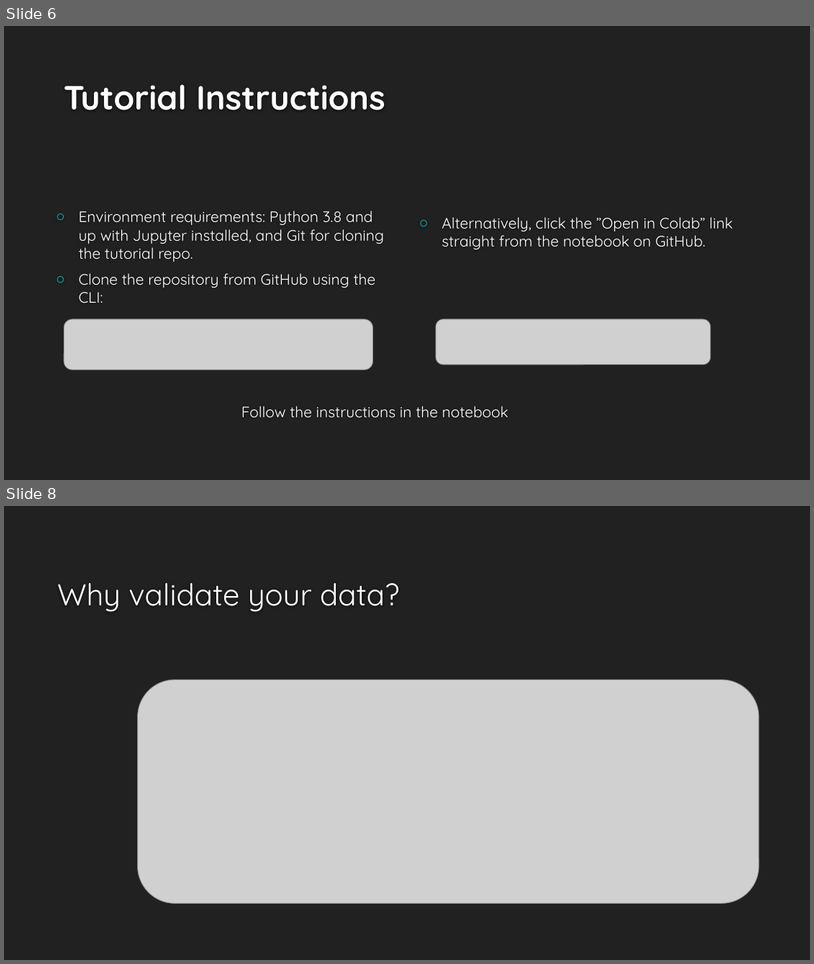
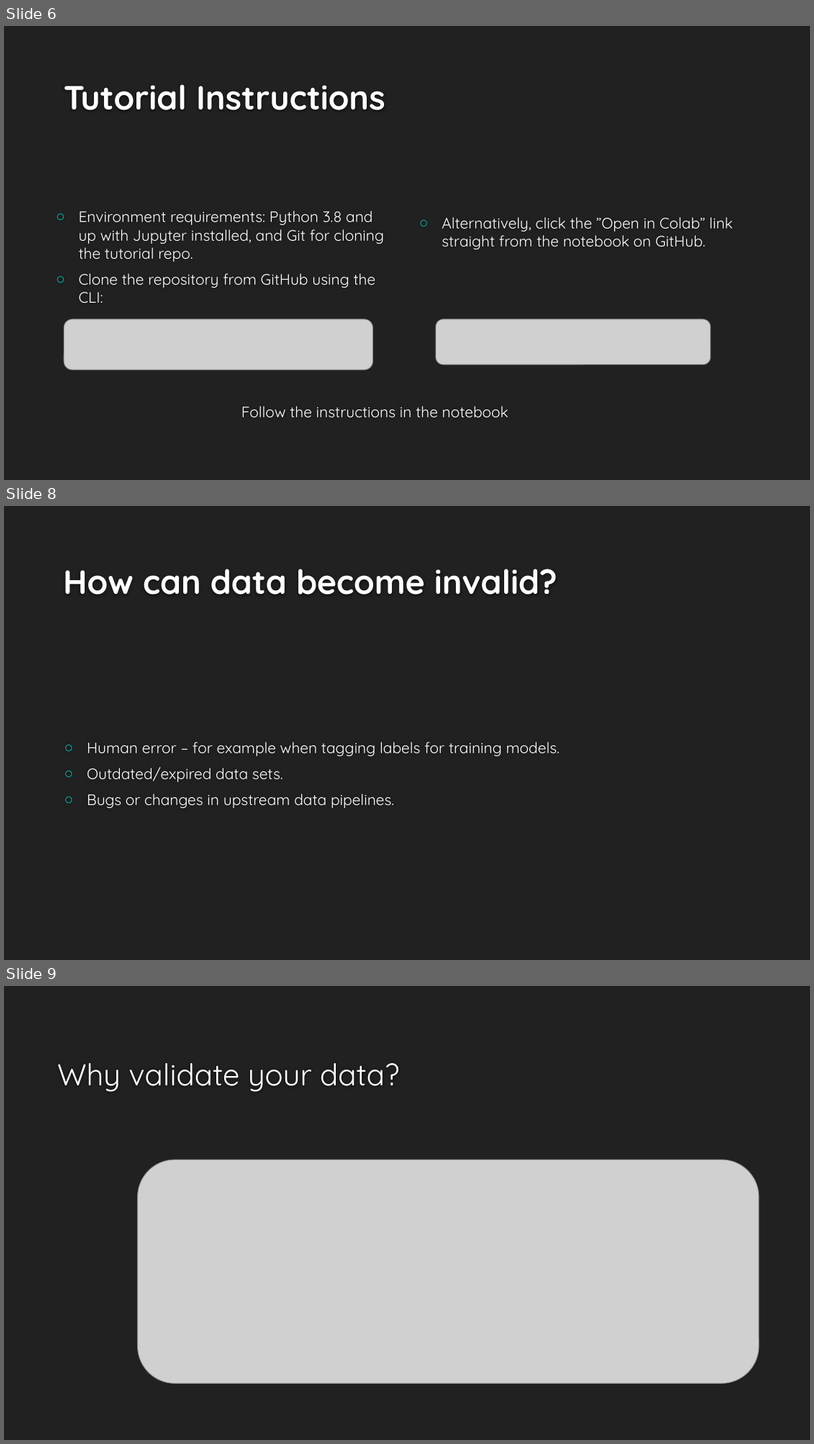
Before and after one commit to NatanMish/data_validation, a slide deck: Data Validation for Data Science.pptx. Shown one above the other, each under a label of ours: slides 6 and 8 before the commit, slides 6, 8 and 9 after it; the slides between them are not shown. The pictures are 814x964 and 814x1444 pixels, drawn with LibreOffice and Linux fonts; fonts in the diff are those of the drawing; grey boxes stand for pictures; background and template pictures are left out. Boxes give left, top, right and bottom in pixels: in the first picture for what was removed or moved away, otherwise in the second. Text is boxed around its words. In the diff, an @@ line names an element or a change of style, - is before the commit and + after.

```diff
--- a/Data Validation for Data Science.pptx
+++ b/Data Validation for Data Science.pptx
@@ slide 8 added at bbox=[4, 506, 810, 960], background #212121 @@
@@ title added at bbox=[63, 569, 558, 595], 40 pt, text #FEFEFE, bold @@
+How can data become invalid?
@@ text added at bbox=[87, 741, 560, 808], 18 pt, text #FFFFFF @@
+○ Human error – for example when tagging labels for training models.
+○ Outdated/expired data sets.
+○ Bugs or changes in upstream data pipelines.
@@ what was slide 8 is now slide 9 @@
```
Also in this commit, not shown: 2 slides changed, 1 other slide added, 4 other files.
